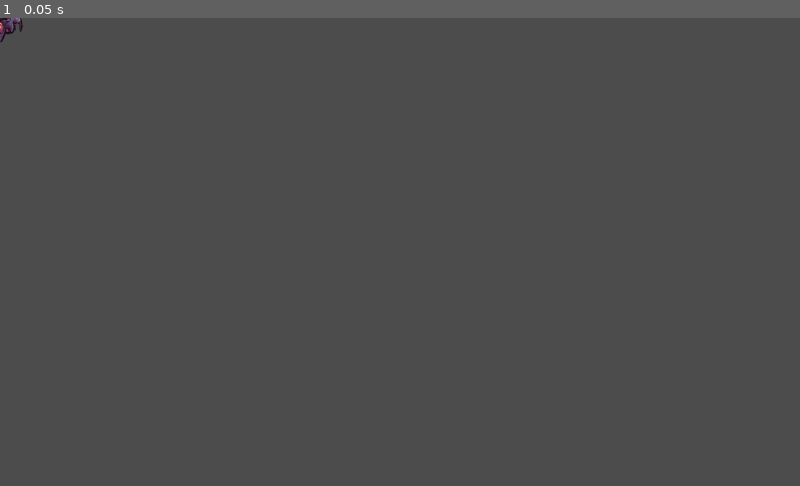
Above: before the commit, frame 1.
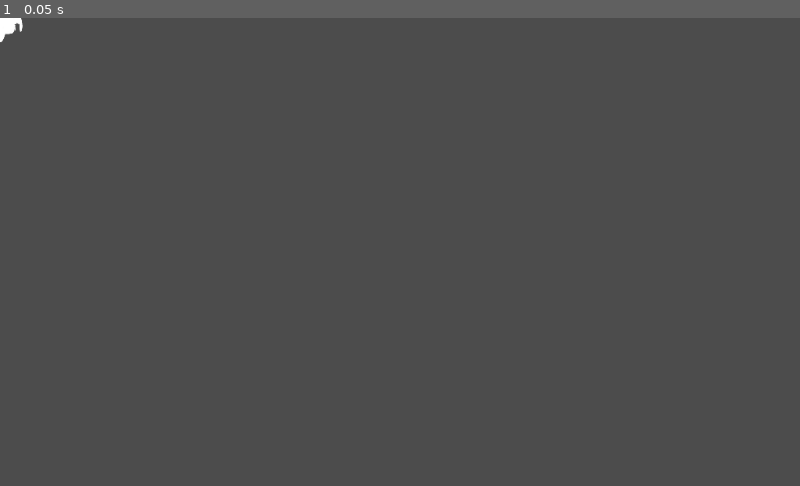
Above: after the commit, the same moment.

Repository: Luctum/ShmupSandbox
Game: Godot game, scene res://assets/ennemi1/shaderEnnemi1Death.tscn
The game is run twice, just before and just after one commit, with the same random seed, the same clock (stepped at 60 frames per second) and the same inputs. The project has no main scene, so this scene is started directly.
Inputs:
- Up to frame 1 (0.05 s): no input

The runs differ from the first frame. In frame 1, less than 0.1% of the frame differs, in the area x 0-3%, y 0-6%.

Commit message:
Le shader de destruction du vaisseau ennemi + vaisseau amiral (asset)

Diff:
--- a/ShmupSandbox/assets/ennemi1/shaderEnnemi1Death.tscn
+++ b/ShmupSandbox/assets/ennemi1/shaderEnnemi1Death.tscn
@@ -1,21 +1,62 @@
-[gd_scene load_steps=8 format=2]
+[gd_scene load_steps=19 format=2]
 
 [ext_resource path="res://assets/bullet_ennemi/bulletLight.png" type="Texture" id=1]
 [ext_resource path="res://assets/ennemi1/ennemi1.png" type="Texture" id=2]
+[ext_resource path="res://assets/ennemi1/noisetexture.tres" type="Texture" id=3]
+
+[sub_resource type="VisualShaderNodeScalarOp" id=6]
+output_port_for_preview = 0
+default_input_values = [ 0, 0.0, 1, 0.05 ]
+operator = 1
+
+[sub_resource type="VisualShaderNodeScalarOp" id=7]
+output_port_for_preview = 0
+default_input_values = [ 0, 1.0, 1, 0.05 ]
+operator = 1
+
+[sub_resource type="VisualShaderNodeScalarFunc" id=8]
+output_port_for_preview = 0
+function = 15
+
+[sub_resource type="VisualShaderNodeVectorOp" id=9]
+output_port_for_preview = 0
+operator = 3
+
+[sub_resource type="VisualShaderNodeColorConstant" id=10]
+constant = Color( 0.830078, 0, 0, 1 )
+
+[sub_resource type="VisualShaderNodeTexture" id=11]
+texture = ExtResource( 2 )
 
 [sub_resource type="VisualShaderNodeInput" id=1]
 output_port_for_preview = 0
 input_name = "uv"
 
 [sub_resource type="VisualShaderNodeInput" id=2]
-output_port_for_preview = 0
 input_name = "time"
 
 [sub_resource type="VisualShaderNodeScalarFunc" id=3]
+function = 0
+
+[sub_resource type="VisualShaderNodeScalarOp" id=12]
+default_input_values = [ 0, 0.0, 1, 2.0 ]
+operator = 3
+
+[sub_resource type="VisualShaderNodeTexture" id=13]
+texture = ExtResource( 3 )
+
+[sub_resource type="VisualShaderNodeScalarOp" id=14]
+output_port_for_preview = 0
+default_input_values = [ 0, 0.0, 1, 0.5 ]
+operator = 1
+
+[sub_resource type="VisualShaderNodeScalarFunc" id=15]
+output_port_for_preview = 0
+function = 15
 
 [sub_resource type="VisualShader" id=4]
 code = "shader_type canvas_item;
-
+uniform sampler2D tex_frg_7;uniform sampler2D tex_frg_17;
 
 
 void vertex() {
@@ -24,7 +65,47 @@
 }
 
 void fragment() {
+// Input:2
+	vec3 n_out2p0;
+	n_out2p0 = vec3(UV,0.0);
+
+// Texture:7
+	vec3 n_out7p0;
+	float n_out7p1;
+	vec4 tex_frg_7_read = texture( tex_frg_7 , n_out2p0.xy );
+	n_out7p0 = tex_frg_7_read.rgb;
+	n_out7p1 = tex_frg_7_read.a;
+
+// Input:3
+	float n_out3p0;
+	n_out3p0 = TIME;
+
+// ScalarFunc:4
+	float n_out4p0;
+	n_out4p0 = sin(n_out3p0);
+
+// ScalarOp:5
+	float n_in5p1 = 2.00000;
+	float n_out5p0;
+	n_out5p0 = n_out4p0 / n_in5p1;
+
+// ScalarOp:8
+	float n_out8p0;
+	n_out8p0 = dot(n_out7p0,vec3(0.333333,0.333333,0.333333)) - n_out5p0;
+
+// ScalarFunc:9
+	float n_out9p0;
+	n_out9p0 = round(n_out8p0);
+
+// Texture:17
+	vec3 n_out17p0;
+	float n_out17p1;
+	vec4 tex_frg_17_read = textureLod( tex_frg_17 , UV.xy , n_out9p0 );
+	n_out17p0 = tex_frg_17_read.rgb;
+	n_out17p1 = tex_frg_17_read.a;
+
 // Output:0
+	COLOR.a = n_out17p1;
 
 }
 
@@ -33,17 +114,40 @@
 
 }
 "
-graph_offset = Vector2( -241, -233 )
+graph_offset = Vector2( -34.1653, -224.5 )
 mode = 1
 flags/light_only = false
+nodes/fragment/0/position = Vector2( 780, 40 )
 nodes/fragment/2/node = SubResource( 1 )
-nodes/fragment/2/position = Vector2( -80, 100 )
+nodes/fragment/2/position = Vector2( -500, -80 )
 nodes/fragment/3/node = SubResource( 2 )
-nodes/fragment/3/position = Vector2( -80, 300 )
+nodes/fragment/3/position = Vector2( -500, 280 )
 nodes/fragment/4/node = SubResource( 3 )
-nodes/fragment/4/position = Vector2( 100, 300 )
+nodes/fragment/4/position = Vector2( -320, 280 )
+nodes/fragment/5/node = SubResource( 12 )
+nodes/fragment/5/position = Vector2( -120, 280 )
+nodes/fragment/7/node = SubResource( 13 )
+nodes/fragment/7/position = Vector2( -340, -40 )
+nodes/fragment/8/node = SubResource( 14 )
+nodes/fragment/8/position = Vector2( 120, 180 )
+nodes/fragment/9/node = SubResource( 15 )
+nodes/fragment/9/position = Vector2( 300, 40 )
+nodes/fragment/10/node = SubResource( 6 )
+nodes/fragment/10/position = Vector2( 320, 600 )
+nodes/fragment/11/node = SubResource( 7 )
+nodes/fragment/11/position = Vector2( 520, 600 )
+nodes/fragment/12/node = SubResource( 8 )
+nodes/fragment/12/position = Vector2( 700, 600 )
+nodes/fragment/13/node = SubResource( 9 )
+nodes/fragment/13/position = Vector2( 960, 640 )
+nodes/fragment/16/node = SubResource( 10 )
+nodes/fragment/16/position = Vector2( 720, 820 )
+nodes/fragment/17/node = SubResource( 11 )
+nodes/fragment/17/position = Vector2( 540, 40 )
+nodes/fragment/connections = PoolIntArray( 3, 0, 4, 0, 8, 0, 9, 0, 4, 0, 5, 0, 5, 0, 8, 1, 8, 0, 10, 0, 10, 0, 11, 1, 11, 0, 12, 0, 12, 0, 13, 0, 16, 0, 13, 1, 2, 0, 7, 0, 7, 0, 8, 0, 9, 0, 17, 1, 17, 1, 0, 1 )
 
 [sub_resource type="ShaderMaterial" id=5]
+render_priority = 1
 shader = SubResource( 4 )
 
 [node name="Node2D" type="Node2D"]
@@ -53,5 +157,6 @@
 texture = ExtResource( 2 )
 
 [node name="Light2D" type="Light2D" parent="Sprite"]
+visible = false
 position = Vector2( 24.2438, -12.1219 )
 texture = ExtResource( 1 )
Binary file added: ShmupSandbox/assets/fond/VaisseauAmiral1.png
